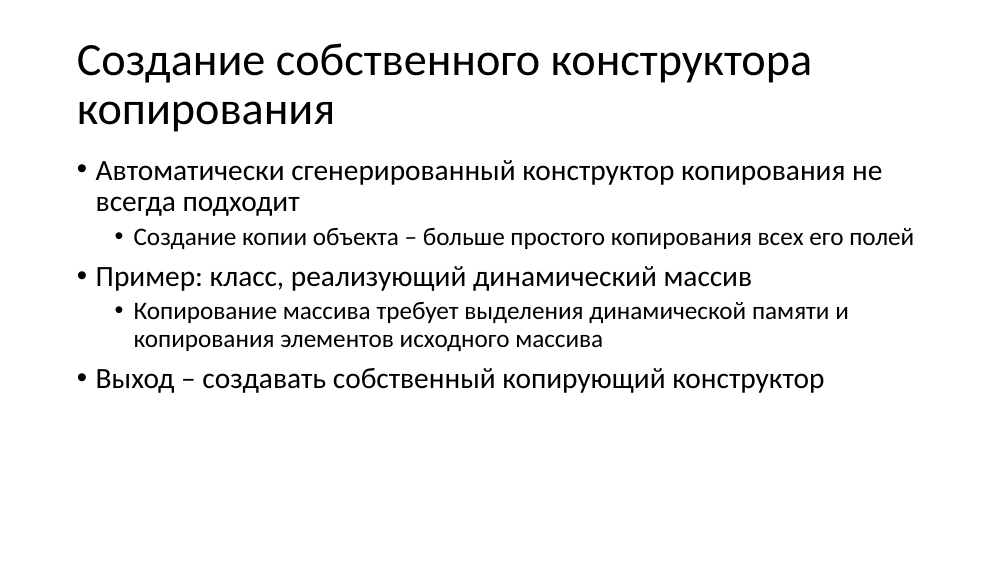
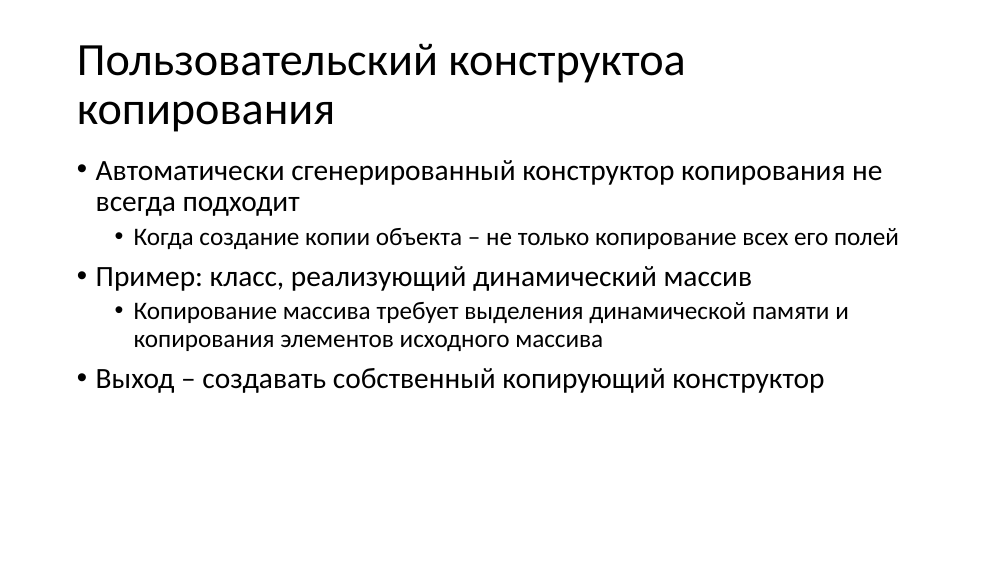
Before and after one commit to alexey-malov/oop, a slide deck: slide 117 of lectures/02/Основы ООП.pptx (slide 116 before the commit). Drawn at 1008x567 pixels with LibreOffice and Linux fonts; fonts in the diff are those of the drawing. Boxes give left, top, right and bottom in pixels: in the first picture for what was removed or moved away, otherwise in the second. Text is boxed around its words. In the diff, an @@ line names an element or a change of style, - is before the commit and + after.

```diff
--- a/lectures/02/Основы ООП.pptx
+++ b/lectures/02/Основы ООП.pptx
@@ title at (77,43,685,132): text changed @@
-Создание собственного конструктора копирования
+Пользовательский конструктоа копирования
@@ text at (134,228,899,249): text changed @@
-  • Создание копии объекта – больше простого копирования всех его полей
+  • Когда создание копии объекта – не только копирование всех его полей
```
Also in this commit, not shown: 7 other slides changed, 4 slides added, 2 slides removed, 3 other files.
